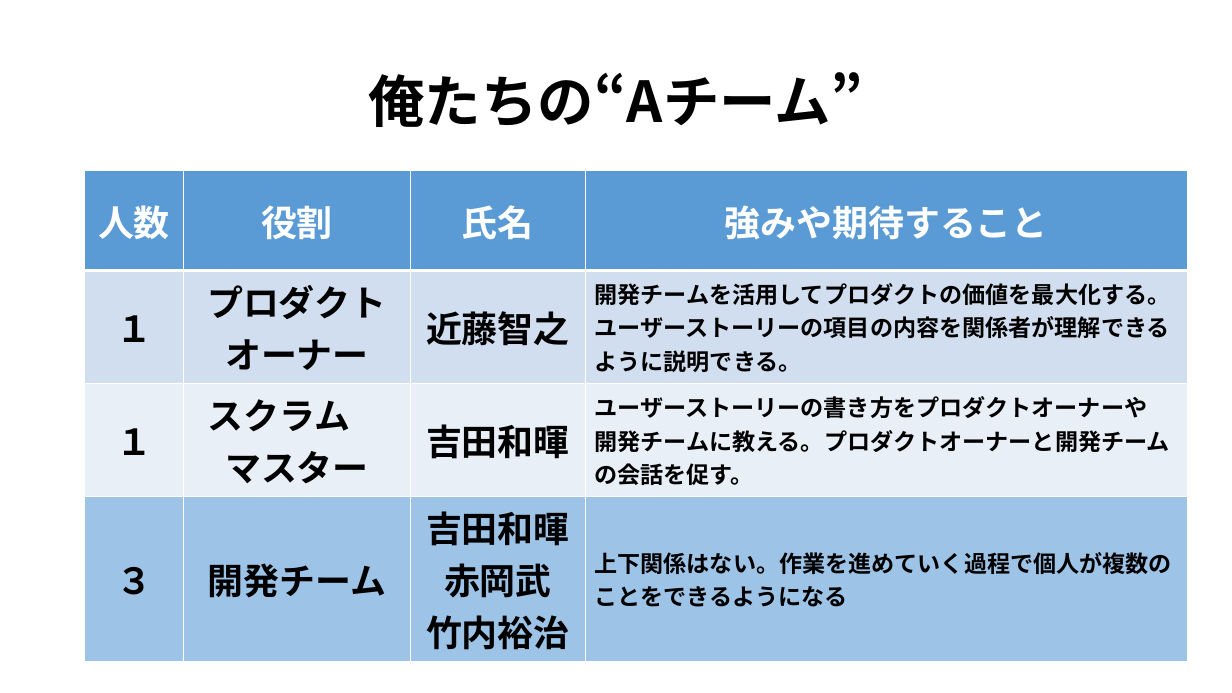
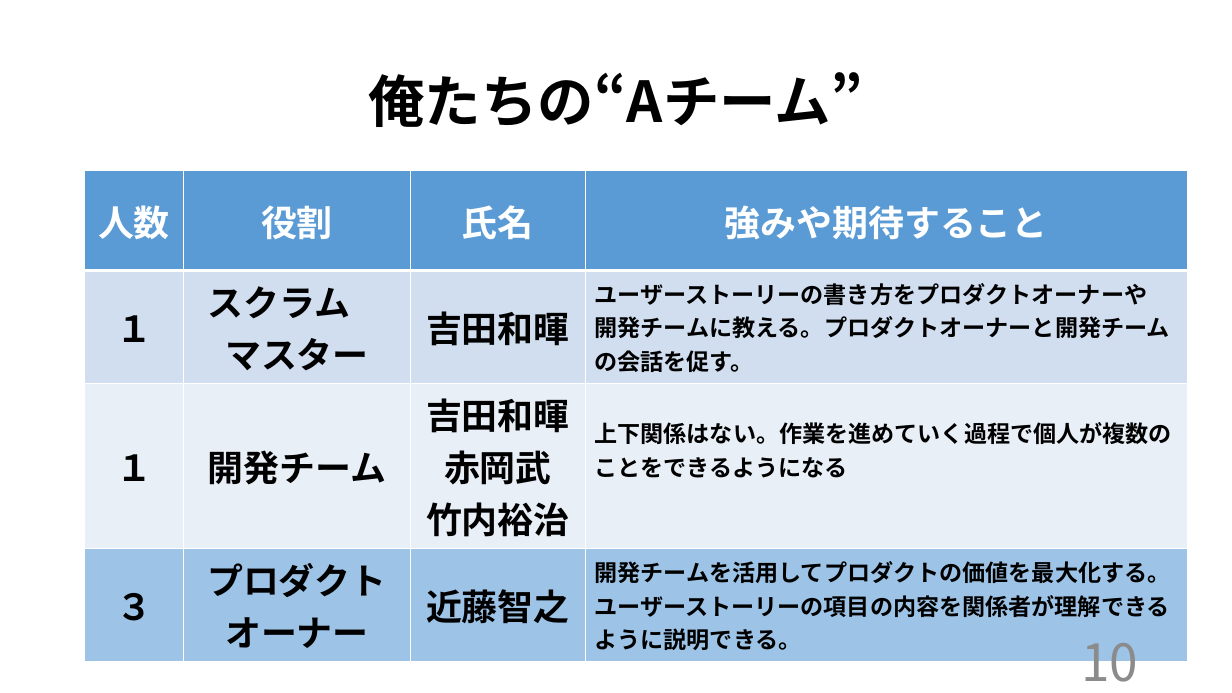
Before and after one commit to kazukiyoshida96/PM-, a slide deck: slide 10 of インセプションデッキ矢吹研A班.pptx. Drawn at 1232x693 pixels with LibreOffice and Linux fonts; fonts in the diff are those of the drawing. Boxes give left, top, right and bottom in pixels: in the first picture for what was removed or moved away, otherwise in the second. Text is boxed around its words. In the diff, an @@ line names an element or a change of style, - is before the commit and + after.

```diff
--- a/インセプションデッキ矢吹研A班.pptx
+++ b/インセプションデッキ矢吹研A班.pptx
@@ table at (x1=85, y1=171, x2=1189, y2=654) @@
-row 2: １ | プロダクトオーナー | 近藤智之 | 開発チームを活用してプロダクトの価値を最大化する。ユーザーストーリーの項目の内容を関係者が理解できるように説明できる。
-row 4: ３ | 開発チーム | 吉田和暉 / 赤岡武 / 竹内裕治 | 上下関係はない。作業を進めていく過程で個人が複数のことをできるようになる
+row 3: １ | 開発チーム | 吉田和暉 / 赤岡武 / 竹内裕治 | 上下関係はない。作業を進めていく過程で個人が複数のことをできるようになる
+row 4: ３ | プロダクトオーナー | 近藤智之 | 開発チームを活用してプロダクトの価値を最大化する。ユーザーストーリーの項目の内容を関係者が理解できるように説明できる。
@@ page number added at (x1=1081, y1=643, x2=1138, y2=693), 40 pt, text #8C8C8C @@
+10
```
Also in this commit, not shown: 12 other slides changed, 2 other files.
